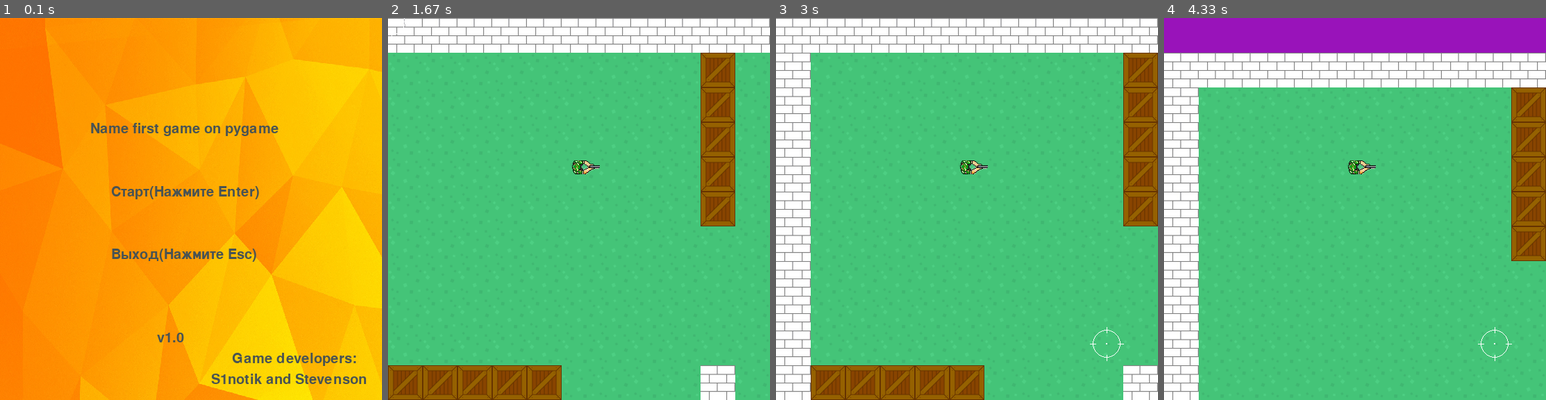
Above: before the commit, frames 1-4 (left to right).
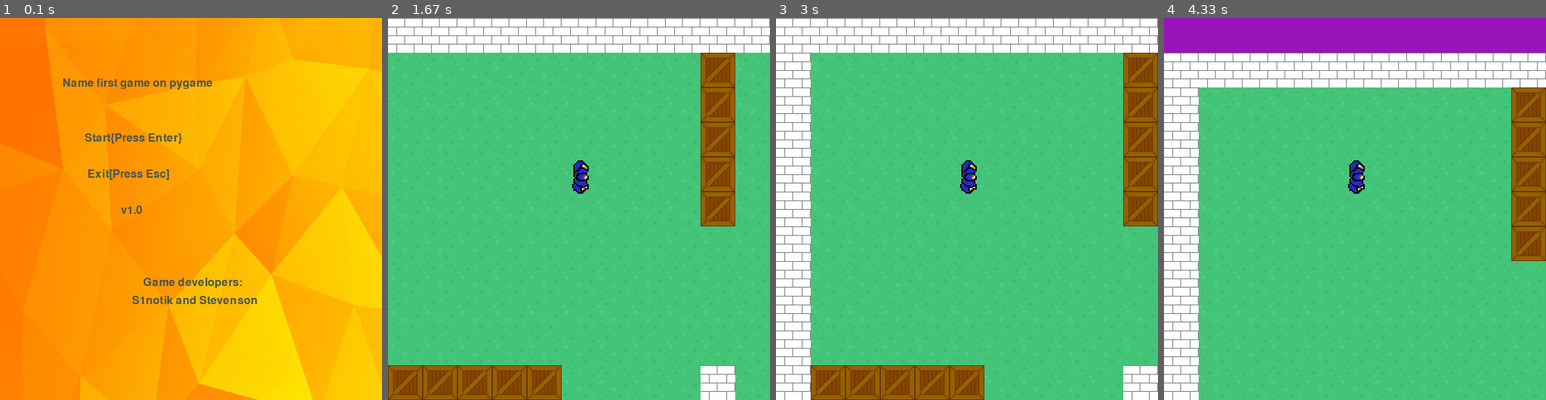
Above: after the commit, the same moments.

Repository: Stevenson707/Game_on_Pygame
Game: pygame game, started from game.py
The game is run twice, just before and just after one commit, with the same random seed, the same clock (stepped at 60 frames per second) and the same inputs.
Inputs (mouse positions are in pixels of both pictures, inside the frame that each line leads up to):
- Up to frame 1 (0.1 s): no input
- Up to frame 2 (1.67 s): tap one key every 0.33 s from 0.33 s: Enter D W S
- Up to frame 3 (3 s): tap A at 1.67 s; hold Up 2-2.47 s; move the mouse to (1108, 342) at 2.03 s
- Up to frame 4 (4.33 s): tap W at 3.5 s

The runs differ from the first frame. In frame 1, 4.4% of the frame differs, in the area x 16-96%, y 15-96%; in frame 2, 0.4%; in frame 3, 0.4%; in frame 4, 0.4%.

Commit message:
added font and 2 not worked class

Diff:
--- a/game.py
+++ b/game.py
@@ -3,7 +3,6 @@
 from sys import exit
 import argparse
 import math
-
 
 
 parser = argparse.ArgumentParser()
@@ -39,7 +38,7 @@
     'empty': load_image('grass_2.png'),
     'road': load_image('box.png')
 }
-player_image = load_image('HT.png')
+player_image = load_image('Jacob_up.png')
 
 tile_width = tile_height = 50
 
@@ -81,7 +80,7 @@
 
 
 class MoveObject(pygame.sprite.Sprite):
-    def init(self, sheet, x=0, y=0):
+    def __init__(self, sheet, x=0, y=0):
         super().__init__(all_sprites)
         self.image = sheet
         self.original_image = self.image
@@ -90,15 +89,14 @@
         self.rect.centerx = x
         self.rect.centery = y
 
-    def rotate(self):
-        mouse_x, mouse_y = pygame.mouse.get_pos()
-        rel_x, rel_y = mouse_x - self.x, mouse_y - self.y
+    def rotate(self, x, y):
+        rel_x, rel_y = x - self.rect.x, y - self.rect.y
         angle = (180 / math.pi) * -math.atan2(rel_y, rel_x)
         self.image = pygame.transform.rotate(self.original_image, int(angle))
-        self.rect = self.image.get_rect(center=self.position)
-
-
-class Player(MoveObject):
+        self.rect = self.image.get_rect(center=(self.rect.centerx, self.rect.centery))
+
+
+class Player(pygame.sprite.Sprite):
     def __init__(self, pos_x, pos_y):
         super().__init__(hero_group)
         self.image = player_image
@@ -114,19 +112,32 @@
             camera.apply(sprite)
 
 
-def drawCursor(x, y):
-    pygame.draw.circle(screen, (255, 255, 255), (x, y), 20, 1)
-    pygame.draw.circle(screen, (255, 255, 255), (x, y), 1)
-    pygame.draw.line(screen, (255, 255, 255), (x - 24, y), (x - 16, y))
-    pygame.draw.line(screen, (255, 255, 255), (x + 24, y), (x + 16, y))
-    pygame.draw.line(screen, (255, 255, 255), (x, y - 24), (x, y - 16))
-    pygame.draw.line(screen, (255, 255, 255), (x, y + 24), (x, y + 16))
+# def drawCursor(x, y):
+   #  pygame.draw.circle(screen, (255, 255, 255), (x, y), 20, 1)
+    # pygame.draw.circle(screen, (255, 255, 255), (x, y), 1)
+    # pygame.draw.line(screen, (255, 255, 255), (x - 24, y), (x - 16, y))
+   #  pygame.draw.line(screen, (255, 255, 255), (x + 24, y), (x + 16, y))
+   #  pygame.draw.line(screen, (255, 255, 255), (x, y - 24), (x, y - 16))
+   #  pygame.draw.line(screen, (255, 255, 255), (x, y + 24), (x, y + 16))
+
+class Cursor(pygame.sprite.Sprite):  # Курсор
+    image = load_image("crosshair.png")
+    cursor = pygame.transform.scale(image, (15, 15))
+    all_sprites.add()
+
+    def init(self, *group):
+        super().__init__(*group)
+        self.image = Cursor.cursor
+        self.rect = self.image.get_rect()
+
+    def update(self, *args):
+        self.rect.x = args[0][0] - self.rect.width // 2
+        self.rect.y = args[0][1] - self.rect.height // 2
 
 
 cursorPX, cursorPY = 500 // 3, 500 // 2 - 200
 pygame.mouse.set_visible(False)
 player = None
-running = True
 clock = pygame.time.Clock()
 sprite_group = SpriteGroup()
 hero_group = SpriteGroup()
@@ -198,9 +209,13 @@
 music_on = True
 music_on_lvl2 = True
 camera = Camera()
+cursor = Cursor()
 level_map = load_level("the_map1.txt")
 hero, max_x, max_y = generate_level(level_map)
 current_scene = None
+FONT = 'font2.ttf'
+BUTTON_FONT_SIZE = 24
+LOGO_FONT_SIZE = 250
 
 
 def switch_scene(scene):
@@ -211,23 +226,23 @@
 def scene1():
     global flPause, music_on
     intro_text = ["                                        ",
-                  "                                        ",
-                  "                                        ",
+
                   "                    Name first game on pygame               ",
                   "                                        ",
                   "                                        ",
-                  "                         Старт(Нажмите Enter)", "",
-                  "                                         ",
-                  "                         Выход(Нажмите Esc)",
-                  "                                        ",
-                  "                                        ",
-                  "                                        ",
-                  "                                    v1.0",
-                  "                                                      Game developers:",
-                  "                                                 S1notik and Stevenson",]
+                  "                            Start{Press Enter}",
+                  "                                        ",
+                  "                             Exit[Press Esc]",
+                  "                                        ",
+                  "                                         v1.0",
+                  "                                        ",
+                  "                                        ",
+                  "                                        ",
+                  "                                                 Game developers:",
+                  "                                             S1notik and Stevenson",]
     fon = pygame.transform.scale(load_image('fon2.jpg'), screen_size)
     screen.blit(fon, (0, 0))
-    font = pygame.font.Font(None, 30)
+    font = pygame.font.Font(FONT, BUTTON_FONT_SIZE)
     text_coord = 50
     for line in intro_text:
         string_rendered = font.render(line, 1, pygame.Color(72, 83, 84))
@@ -279,7 +294,7 @@
 
 
 def level_scene1():
-    global cursorPX, cursorPY, level_map, hero, max_x, max_y, camera, flPause2, music_on_lvl2
+    global cursorPX, cursorPY, level_map, hero, max_x, max_y, camera, flPause2, music_on_lvl2, cursor
     camera.update(hero)
     pygame.mixer.music.load("Kaito Shoma - Hotline.mp3")
     vol = 1.0
@@ -315,7 +330,6 @@
         screen.fill(pygame.Color(153, 19, 186))
         sprite_group.draw(screen)
         cursorPX, cursorPY = pygame.mouse.get_pos()
-        drawCursor(cursorPX, cursorPY)
         hero_group.draw(screen)
         clock.tick(FPS)
         pygame.display.flip()
Binary file added: data/crosshair.png
Binary file added: font.ttf
